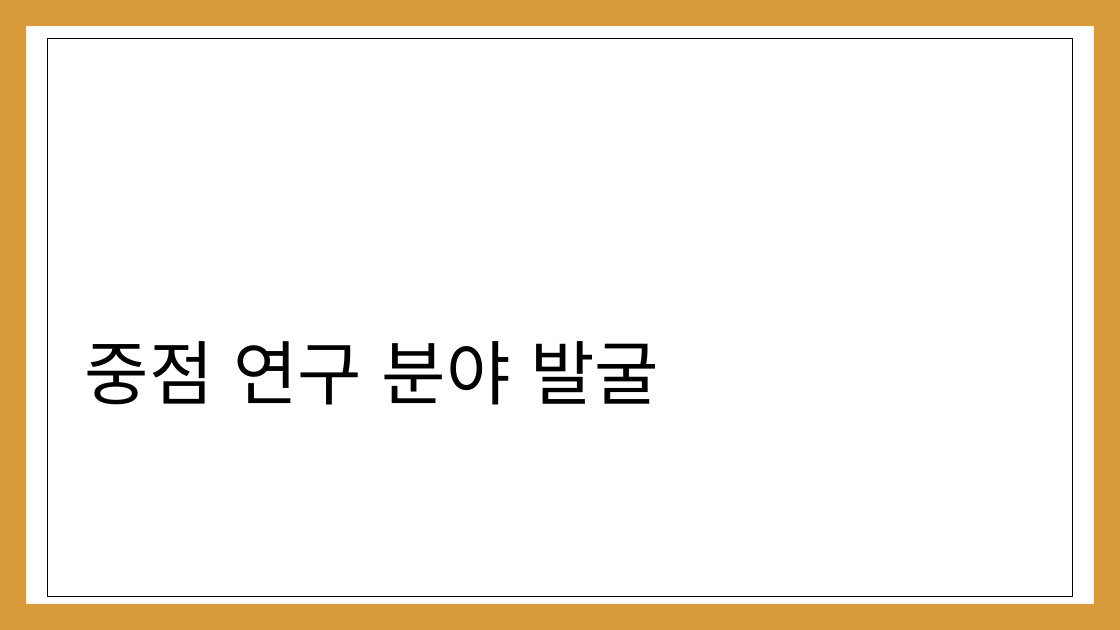
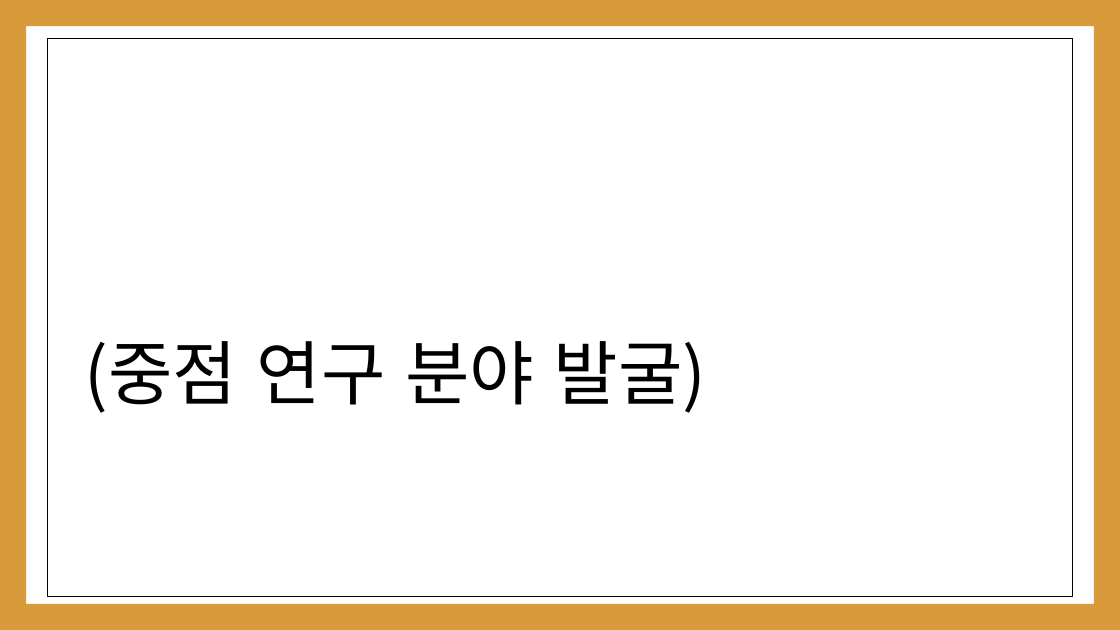
Before and after one commit to kwakyerin/2026_Graduation_Project, a slide deck: slide 3 of documents/HyunahKwon/01_works/01_designing/03_for_pt_professor/1차_연구분야기획서.pptx (slide 2 before the commit). Drawn at 1120x630 pixels with LibreOffice and Linux fonts; fonts in the diff are those of the drawing. Boxes give left, top, right and bottom in pixels: in the first picture for what was removed or moved away, otherwise in the second. Text is boxed around its words. In the diff, an @@ line names an element or a change of style, - is before the commit and + after.

```diff
--- a/documents/HyunahKwon/01_works/01_designing/03_for_pt_professor/1차_연구분야기획서.pptx
+++ b/documents/HyunahKwon/01_works/01_designing/03_for_pt_professor/1차_연구분야기획서.pptx
@@ title at bbox=[85, 341, 706, 413]: text changed @@
-중점 연구 분야 발굴
+(중점 연구 분야 발굴)
```
Also in this commit, not shown: 4 other slides changed, 1 slide added, 3 other files.
